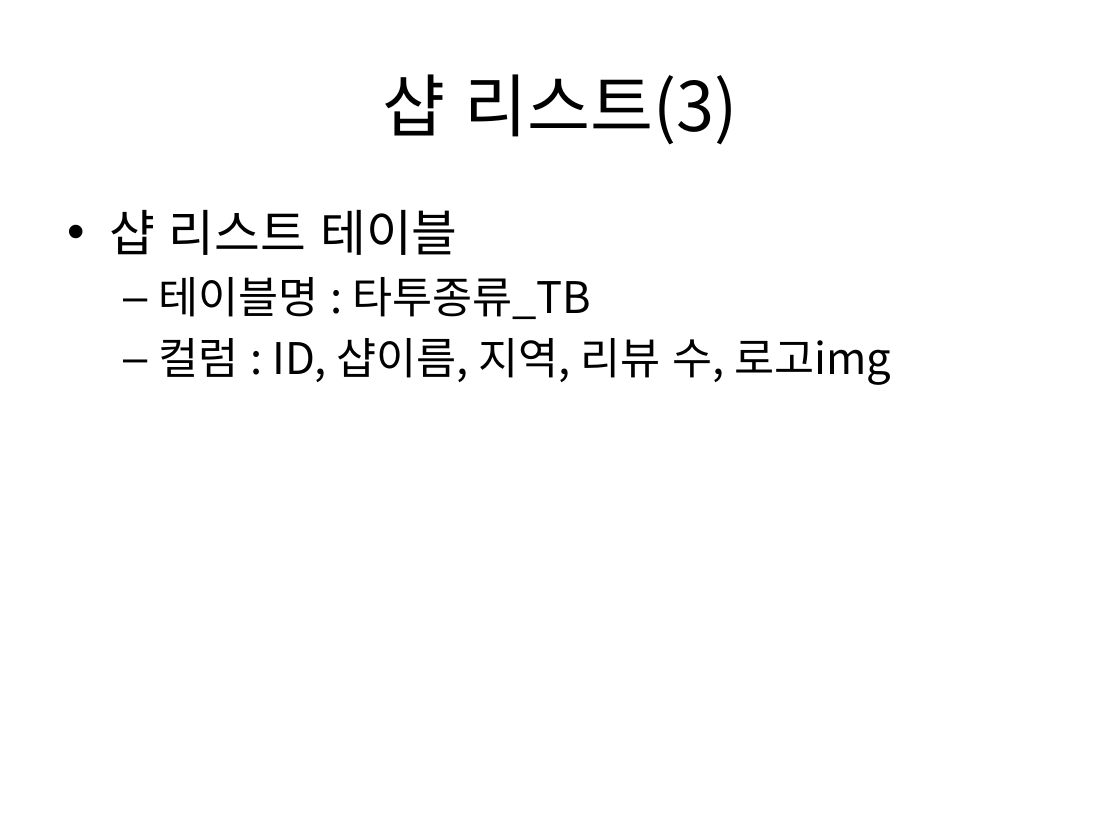
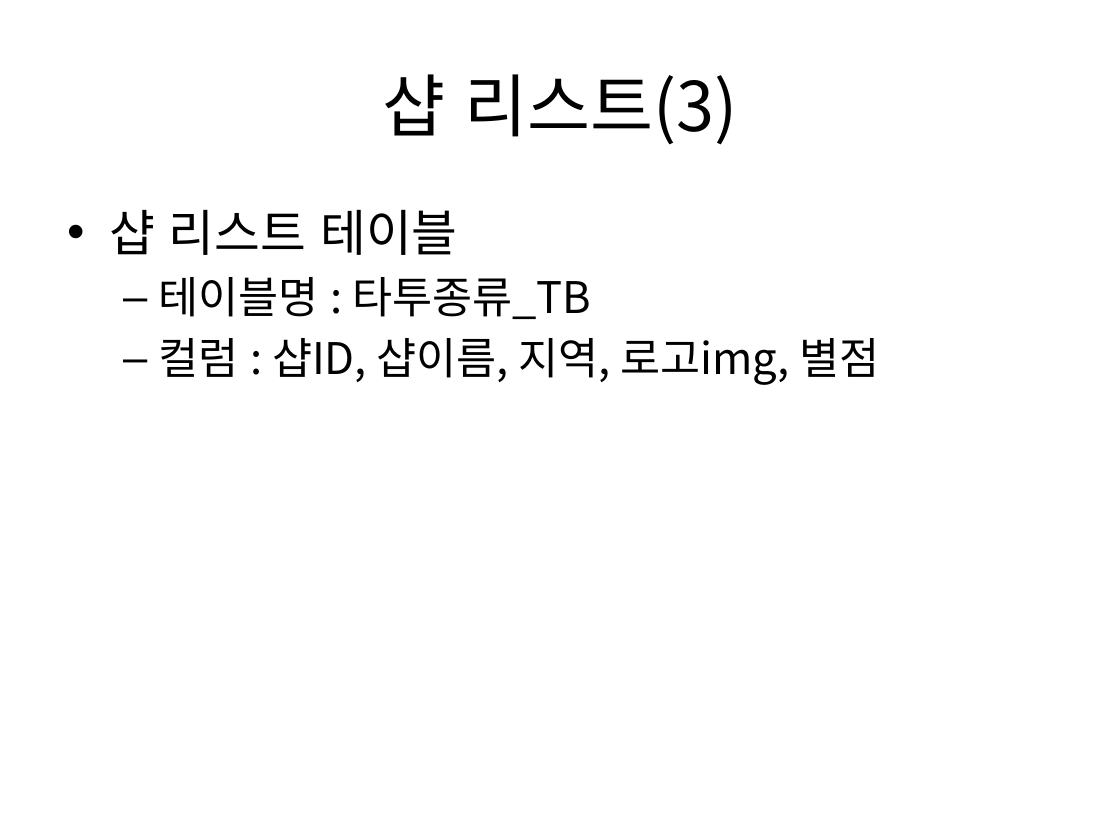
Before and after one commit to kurodari/ttm, a slide deck: slide 10 of docs/ttm DB설계.pptx. Drawn at 1120x840 pixels with LibreOffice and Linux fonts; fonts in the diff are those of the drawing. Boxes give left, top, right and bottom in pixels: in the first picture for what was removed or moved away, otherwise in the second. Text is boxed around its words. In the diff, an @@ line names an element or a change of style, - is before the commit and + after.

Commit message:
샵리스트 DB 추가, 자잘한 수정

```diff
--- a/docs/ttm DB설계.pptx
+++ b/docs/ttm DB설계.pptx
@@ text at (x1=158, y1=338, x2=879, y2=385): text changed @@
-  – 컬럼 : ID, 샵이름, 지역, 리뷰 수, 로고img
+  – 컬럼 : 샵ID, 샵이름, 지역, 로고img, 별점
```
Also in this commit, not shown: 1 other slide changed, 1 slide added.
